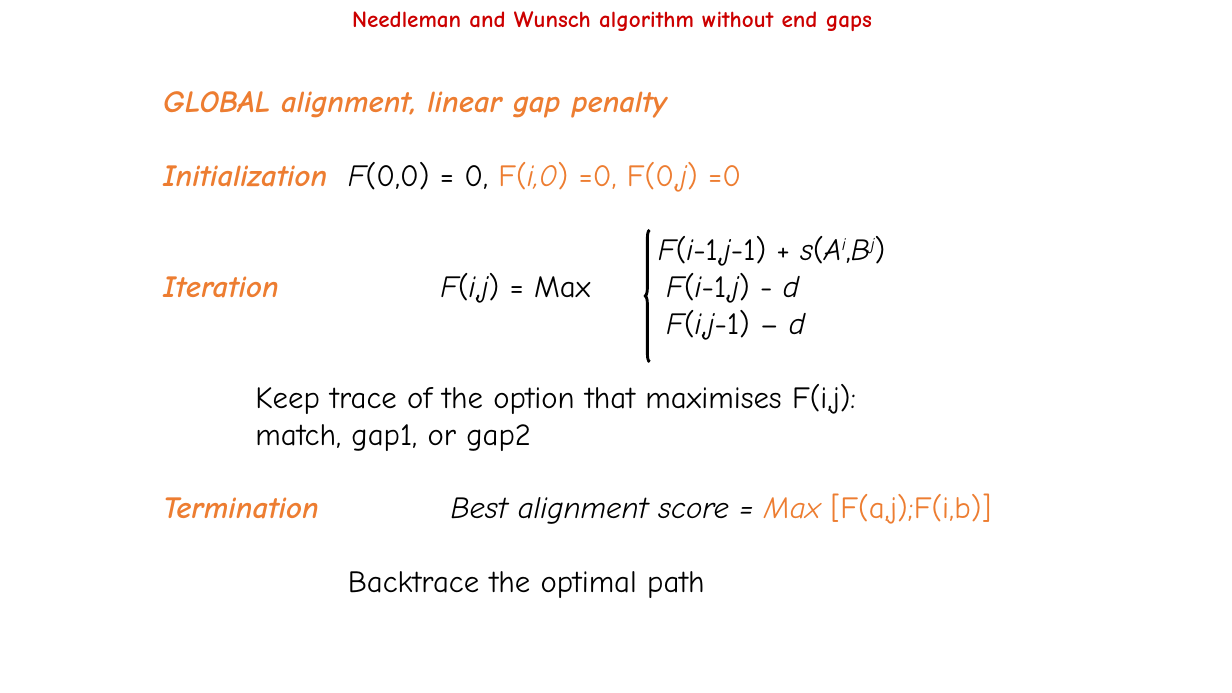
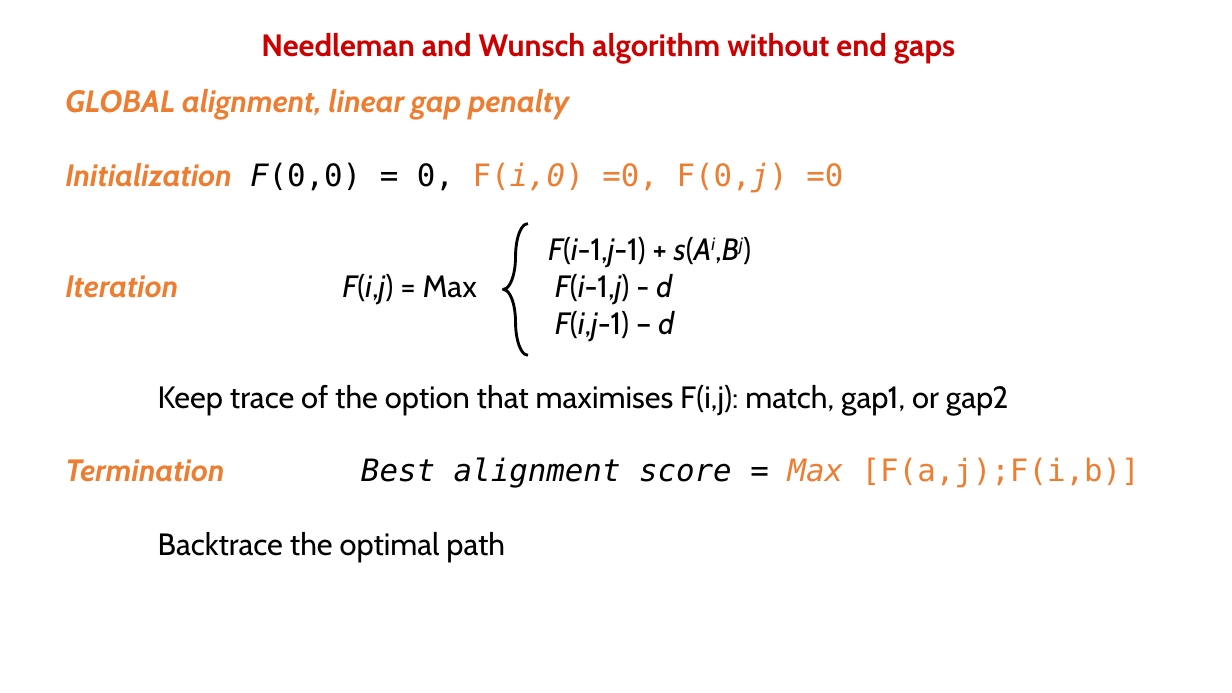
Before and after one commit to allegravia/programming-for-bioinformatics, a slide deck: slide 53 of slides/pairwise_alignment_needleman_wunsh.pptx. Drawn at 1232x693 pixels with LibreOffice and Linux fonts; fonts in the diff are those of the drawing. Boxes give left, top, right and bottom in pixels: in the first picture for what was removed or moved away, otherwise in the second. Text is boxed around its words. In the diff, an @@ line names an element or a change of style, - is before the commit and + after.

```diff
--- a/slides/pairwise_alignment_needleman_wunsh.pptx
+++ b/slides/pairwise_alignment_needleman_wunsh.pptx
@@ text "Needleman and Wunsch algorithm without ...": place and size @@
-text "Needleman and Wunsch algorithm without ..." at [352, 11, 872, 31]
+text "Needleman and Wunsch algorithm without ..." at [261, 33, 955, 63]
@@ text "Needleman and Wunsch algorithm without ..." at [261, 33, 955, 63]: size 18 to 24 pt, font Comic Neue to Cabin @@
@@ text "GLOBAL alignment, linear gap penalty": place and size @@
-text "GLOBAL alignment, linear gap penalty" at [163, 91, 992, 598]
+text "GLOBAL alignment, linear gap penalty" at [65, 89, 1140, 562]
@@ text at [65, 89, 1140, 562]: font Comic Neue to Cabin in "GLOBAL alignment, linear gap penalty", "Initialization", "F(i-1,j-1) + s(Ai,Bj)", "Iteration F(i,j) = Max F(i-1,j) - d" and 3 more places; font Comic Neue to DejaVu Sans Mono in "F(0,0) = 0, F(i,0) =0, F(0,j) =0", "Best alignment score = Max [F(a,j);F(i,b)]" @@
@@ left brace: place and size @@
-left brace at [645, 230, 650, 362]
+left brace at [504, 224, 529, 356]
@@ text at [158, 385, 1009, 414]: text changed; font Comic Neue to Cabin @@
-Keep trace of the option that maximises F(i,j):
-match, gap1, or gap2
+Keep trace of the option that maximises F(i,j): match, gap1, or gap2
```
Also in this commit, not shown: 7 other slides changed, 6 other files.
